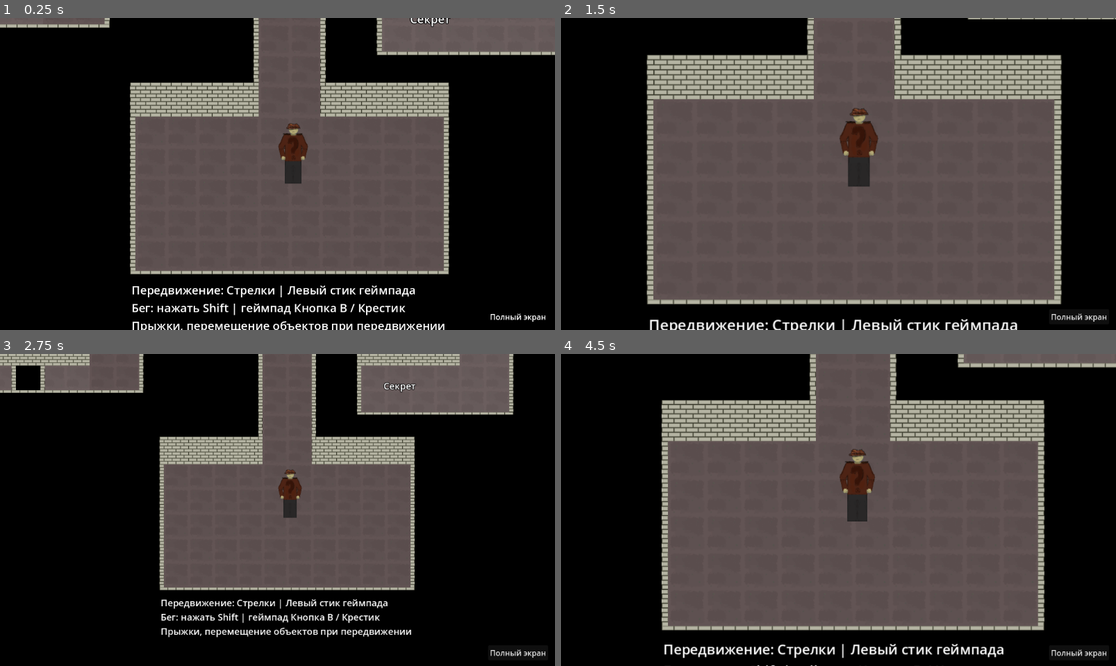
Above: before the commit, frames 1-4 (two rows, left to right).
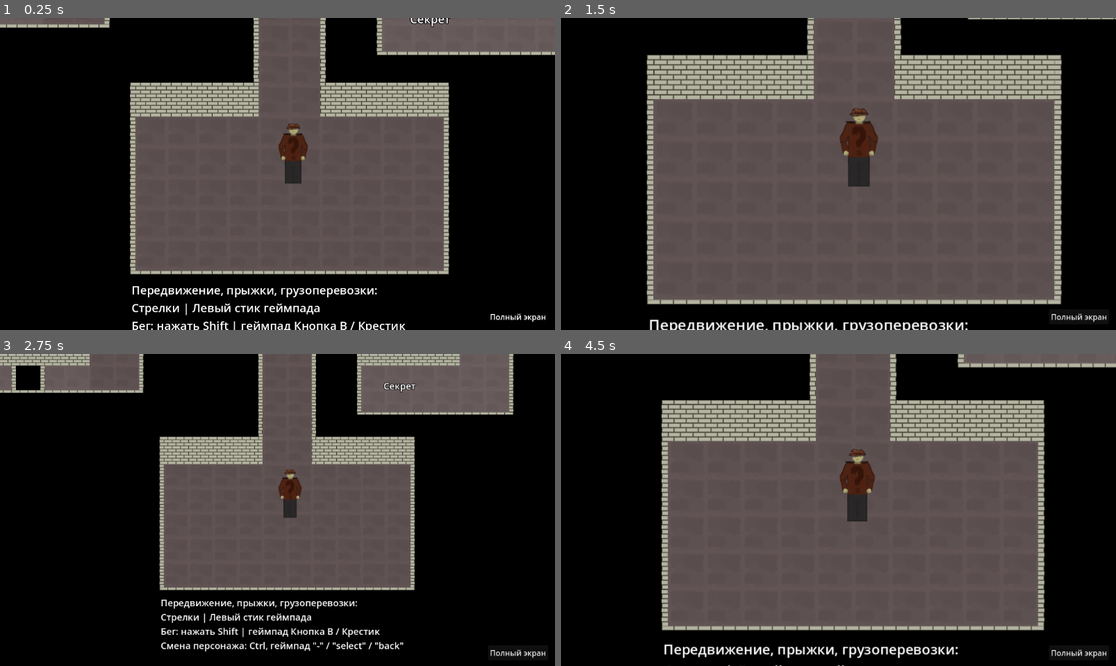
Above: after the commit, the same moments.

Repository: Alexxx180/Desert-Rage-2
Game: Godot game, scene res://assets/scenes/levels/caves/origin.tscn
Same seed, same stepped clock (60 frames per second), same inputs: the game is played once before the commit and once after it.
Inputs:
- Up to frame 1 (0.25 s): no input
- Up to frame 2 (1.5 s): click "Полный экран" at 0.5 s; tap Enter at 1.25 s; hold = (view_right) from 1.28 s (still down); hold Ctrl (select) from 1.28 s (still down)
- Up to frame 3 (2.75 s): tap Space at 2 s; release = (view_right) at 2.03 s; release Ctrl (select) at 2.03 s; hold - (view_left) from 2.03 s (still down); tap Shift (run) at 2.1 s; tap Ctrl (select) at 2.3 s
- Up to frame 4 (4.5 s): tap Enter at 2.75, 4.25 s; release - (view_left) at 2.78 s; hold Ctrl (select) 2.78-3.53 s; hold = (view_right) 2.78-4.28 s; tap Space at 3.5 s; tap Ctrl (select) at 3.6 s; hold - (view_left) from 4.28 s (still down); hold Shift (run) from 4.28 s (still down)

The runs differ from the first frame. In frame 1, 2.2% of the frame differs, in the area x 23-81%, y 85-100%; in frame 2, 0.9%; in frame 3, 2.0%; in frame 4, 0.9%.

Commit message:
add character switch info to the hint

Diff:
--- a/assets/scenes/levels/caves/origin.tscn
+++ b/assets/scenes/levels/caves/origin.tscn
@@ -52,9 +52,10 @@
 offset_top = 5591.0
 offset_right = 1343.0
 offset_bottom = 5844.0
-text = "Передвижение: Стрелки | Левый стик геймпада
+text = "Передвижение, прыжки, грузоперевозки:
+Стрелки | Левый стик геймпада
 Бег: нажать Shift | геймпад Кнопка B / Крестик
-Прыжки, перемещение объектов при передвижении"
+Смена персонажа: Ctrl, геймпад \"-\" / \"select\" / \"back\""
 label_settings = SubResource("LabelSettings_jc630")
 
 [node name="top-left" parent="text" instance=ExtResource("3_tdbs1")]
